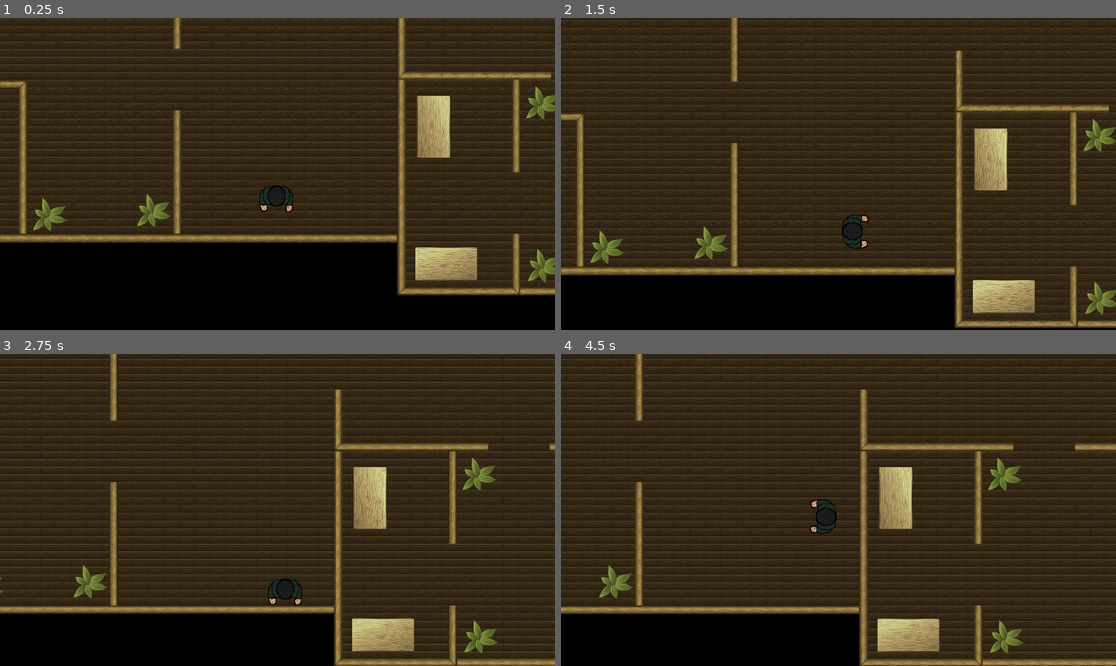
Above: before the commit, frames 1-4 (two rows, left to right).
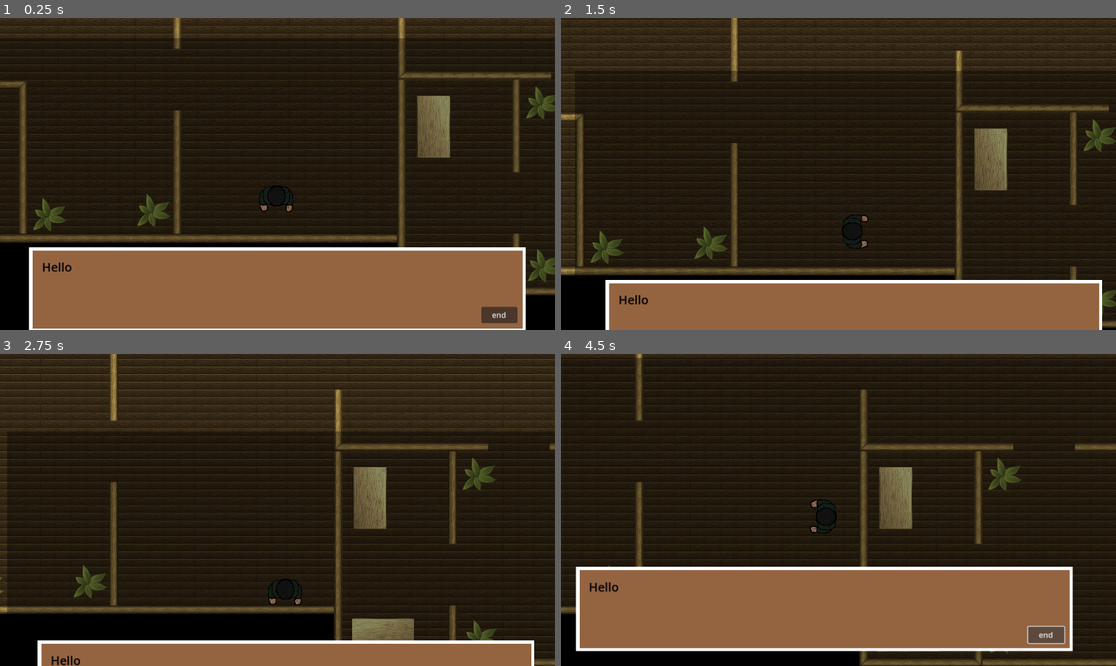
Above: after the commit, the same moments.

Repository: userbooi/EscapeRoomGameDev
Game: Godot game, scene res://Scene/main.tscn
The game is run twice, just before and just after one commit, with the same random seed, the same clock (stepped at 60 frames per second) and the same inputs.
Inputs (mouse positions are in pixels of both pictures, inside the frame that each line leads up to):
- Up to frame 1 (0.25 s): no input
- Up to frame 2 (1.5 s): click (1060, 329) at 0.5 s, where only the run after the commit has a clickable "end"; hold Right (right) from 1.28 s (still down); tap E (interact) at 1.35 s
- Up to frame 3 (2.75 s): release Right (right) at 2.03 s; hold Down (down) from 2.03 s (still down); tap E (interact) at 2.1 s
- Up to frame 4 (4.5 s): release Down (down) at 2.78 s; hold Right (right) 2.78-3.53 s; tap E (interact) at 2.85, 3.6, 4.35 s; hold Up (up) 3.53-4.28 s; hold Left (left) from 4.28 s (still down)

The runs differ from the first frame. In frame 1, 35% of the frame differs, in the area x 0-100%, y 6-100%; in frame 2, 25%; in frame 3, 18%; in frame 4, 35%.

Commit message:
last meeting stuff

Diff:
--- /dev/null
+++ b/Scene/dialogue.gd
@@ -0,0 +1,8 @@
+extends Control
+
+func _ready() -> void:
+	visible=true
+
+func _process(delta: float) -> void:
+	var player_position = get_parent().get_node("Player").position
+	position = Vector2(player_position.x - 1158, player_position.y-662)
--- /dev/null
+++ b/Scene/dialogue.tscn
@@ -0,0 +1,83 @@
+[gd_scene format=3 uid="uid://bwl3ac675v6rn"]
+
+[node name="Dialogue" type="Control"]
+layout_mode = 3
+anchors_preset = 15
+anchor_right = 1.0
+anchor_bottom = 1.0
+grow_horizontal = 2
+grow_vertical = 2
+
+[node name="Background" type="ColorRect" parent="."]
+layout_mode = 0
+offset_right = 1346.0
+offset_bottom = 770.0
+color = Color(0, 0, 0, 0.34902)
+
+[node name="DialogueBox" type="Control" parent="."]
+anchors_preset = 0
+offset_right = 40.0
+offset_bottom = 40.0
+
+[node name="Body" type="ColorRect" parent="DialogueBox"]
+layout_mode = 1
+anchors_preset = -1
+anchor_left = 0.5
+anchor_right = 28.785
+anchor_bottom = 16.19
+offset_left = 51.0
+offset_top = 440.0
+offset_right = -63.4
+offset_bottom = -44.6
+grow_horizontal = 2
+grow_vertical = 0
+color = Color(0.578607, 0.390794, 0.255061, 1)
+
+[node name="leftBorder" type="ColorRect" parent="DialogueBox"]
+layout_mode = 1
+anchors_preset = -1
+anchor_right = 1.468
+anchor_bottom = 3.016
+offset_left = 63.0
+offset_top = 434.0
+offset_right = 12.28
+offset_bottom = 488.36
+
+[node name="topBorder" type="ColorRect" parent="DialogueBox"]
+layout_mode = 0
+offset_left = 71.0
+offset_top = 434.0
+offset_right = 1094.0
+offset_bottom = 441.0
+
+[node name="rightBorder" type="ColorRect" parent="DialogueBox"]
+layout_mode = 0
+offset_left = 71.0
+offset_top = 603.0
+offset_right = 1094.0
+offset_bottom = 609.0
+
+[node name="bottomBorder" type="ColorRect" parent="DialogueBox"]
+layout_mode = 0
+offset_left = 1088.0
+offset_top = 441.0
+offset_right = 1094.0
+offset_bottom = 603.0
+
+[node name="message" type="Label" parent="."]
+layout_mode = 0
+offset_left = 90.0
+offset_top = 458.0
+offset_right = 1076.0
+offset_bottom = 588.0
+theme_override_colors/font_color = Color(0, 0, 0, 1)
+theme_override_font_sizes/font_size = 25
+text = "Hello"
+
+[node name="Button" type="Button" parent="."]
+layout_mode = 0
+offset_left = 1002.0
+offset_top = 558.0
+offset_right = 1077.0
+offset_bottom = 592.0
+text = "end"
--- a/Scene/main.tscn
+++ b/Scene/main.tscn
@@ -8,6 +8,8 @@
 [ext_resource type="PackedScene" uid="uid://c1rcbmafc2np2" path="res://Scene/plant.tscn" id="5_bk34m"]
 [ext_resource type="PackedScene" uid="uid://ctg15lpmlld2m" path="res://Scene/table.tscn" id="6_bb475"]
 [ext_resource type="Script" path="res://Scene/control.gd" id="7_x64cx"]
+[ext_resource type="PackedScene" uid="uid://bwl3ac675v6rn" path="res://Scene/dialogue.tscn" id="9_oujed"]
+[ext_resource type="Script" path="res://Scene/dialogue.gd" id="10_3m3ie"]
 
 [node name="Main" type="Node2D"]
 script = ExtResource("1_qrutc")
@@ -85,10 +87,10 @@
 [node name="Control" type="Control" parent="."]
 layout_mode = 3
 anchors_preset = 0
-offset_left = 8.0
-offset_top = 1126.0
-offset_right = 48.0
-offset_bottom = 1166.0
+offset_left = -1143.0
+offset_top = 467.0
+offset_right = -1103.0
+offset_bottom = 507.0
 scale = Vector2(0.5, 0.5)
 script = ExtResource("7_x64cx")
 metadata/_edit_group_ = true
@@ -109,3 +111,11 @@
 offset_bottom = 353.0
 theme_override_font_sizes/font_size = 125
 text = "E"
+
+[node name="Dialogue" parent="." instance=ExtResource("9_oujed")]
+offset_left = -1143.0
+offset_top = 467.0
+offset_right = -1143.0
+offset_bottom = 467.0
+scale = Vector2(2, 2)
+script = ExtResource("10_3m3ie")
--- a/Scene/player.tscn
+++ b/Scene/player.tscn
@@ -55,7 +55,7 @@
 radius = 124.0
 
 [sub_resource type="CircleShape2D" id="CircleShape2D_6v8ex"]
-radius = 280.007
+radius = 110.164
 
 [node name="Player" type="CharacterBody2D"]
 position = Vector2(442, 254)
@@ -84,6 +84,8 @@
 rotation_smoothing_speed = 2.0
 
 [node name="interactArea" type="Area2D" parent="."]
+position = Vector2(-2, 116)
+metadata/_edit_group_ = true
 
 [node name="CollisionShape2D" type="CollisionShape2D" parent="interactArea"]
 shape = SubResource("CircleShape2D_6v8ex")
Not shown: 1 places in Scene/main.tscn that only renumber resources
